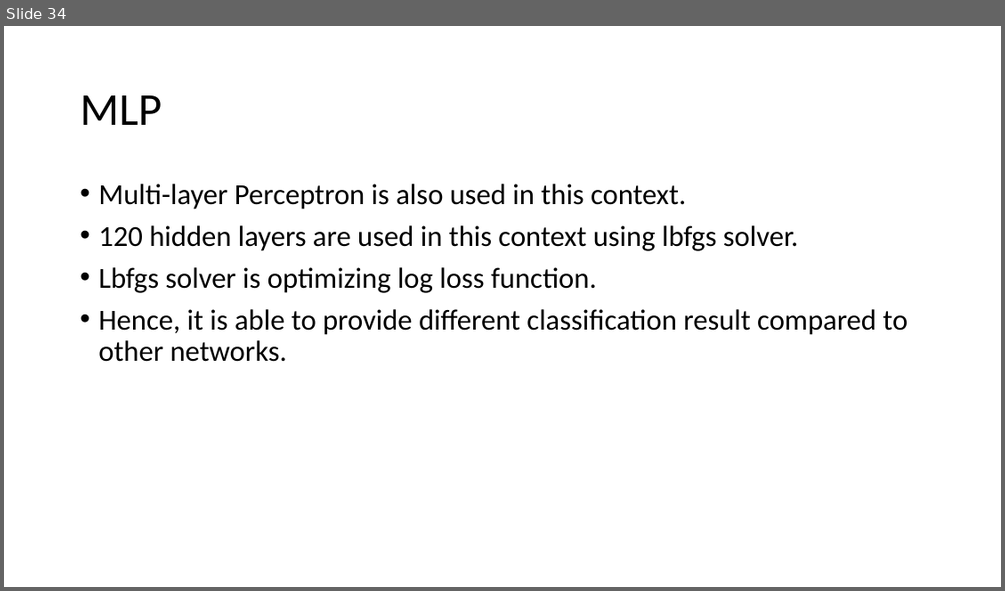
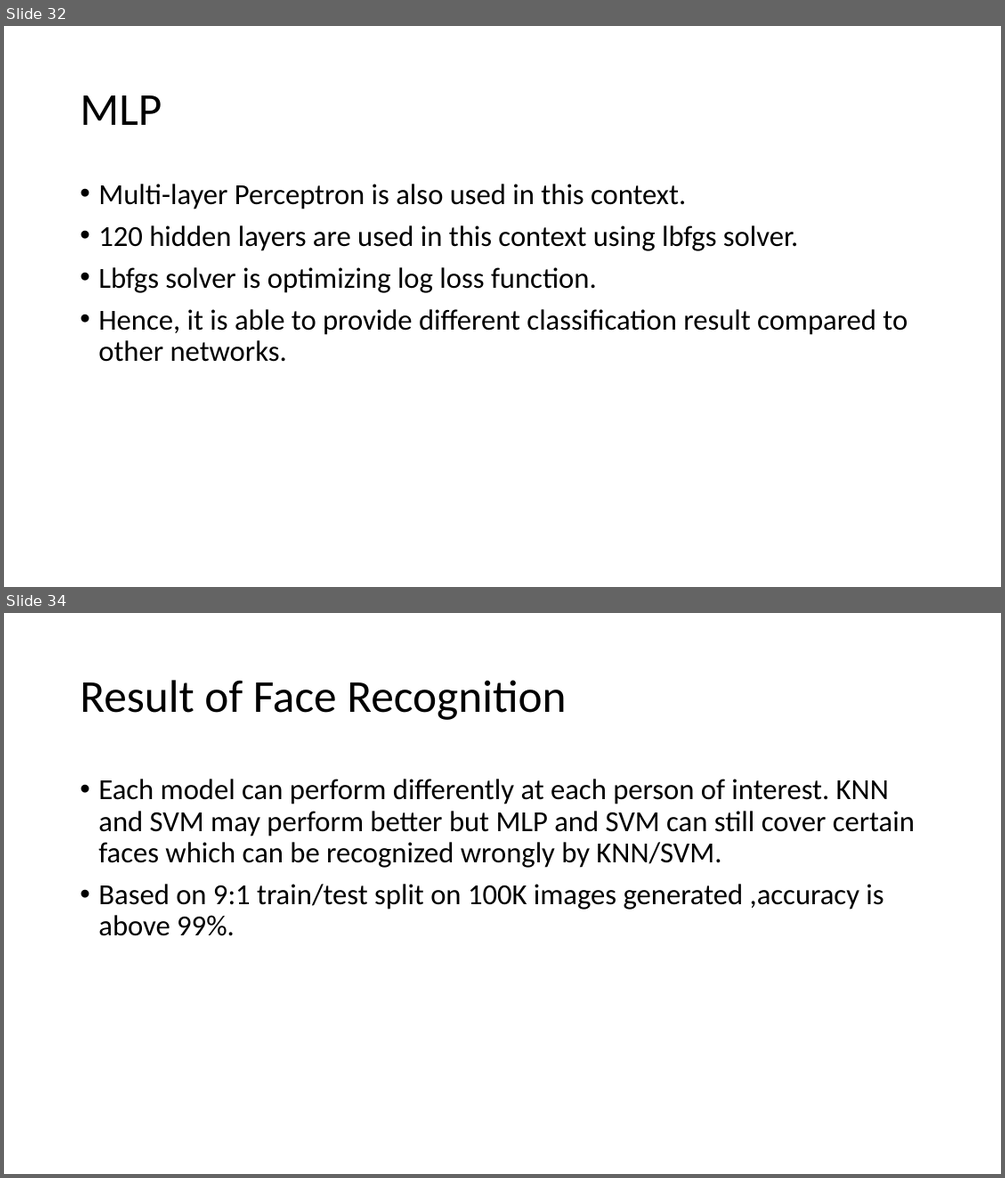
Before and after one commit to optimusium/capstone4, a slide deck: Face Recognition.pptx. Shown one above the other, each under a label of ours: slide 34 before the commit, slides 32 and 34 after it; the slides between them are not shown. The pictures are 1005x591 and 1005x1178 pixels, drawn with LibreOffice and Linux fonts; fonts in the diff are those of the drawing. Boxes give left, top, right and bottom in pixels: in the first picture for what was removed or moved away, otherwise in the second. Text is boxed around its words. In the diff, an @@ line names an element or a change of style, - is before the commit and + after.

```diff
--- a/Face Recognition.pptx
+++ b/Face Recognition.pptx
@@ slide 34 added at [4,613,1001,1174], background #FFFFFF @@
@@ title added at [80,680,566,720], 44 pt, text #000000 @@
+Result of Face Recognition
@@ text added at [98,779,914,936], 28 pt, text #000000 @@
+• Each model can perform differently at each person of interest. KNN and SVM may perform better but MLP and SVM can still cover certain faces which can be recognized wrongly by KNN/SVM.
+• Based on 9:1 train/test split on 100K images generated ,accuracy is above 99%.
@@ what was slide 34 is now slide 32 @@
```
Also in this commit, not shown: 12 slides changed, 1 other slide added, 3 slides removed.
